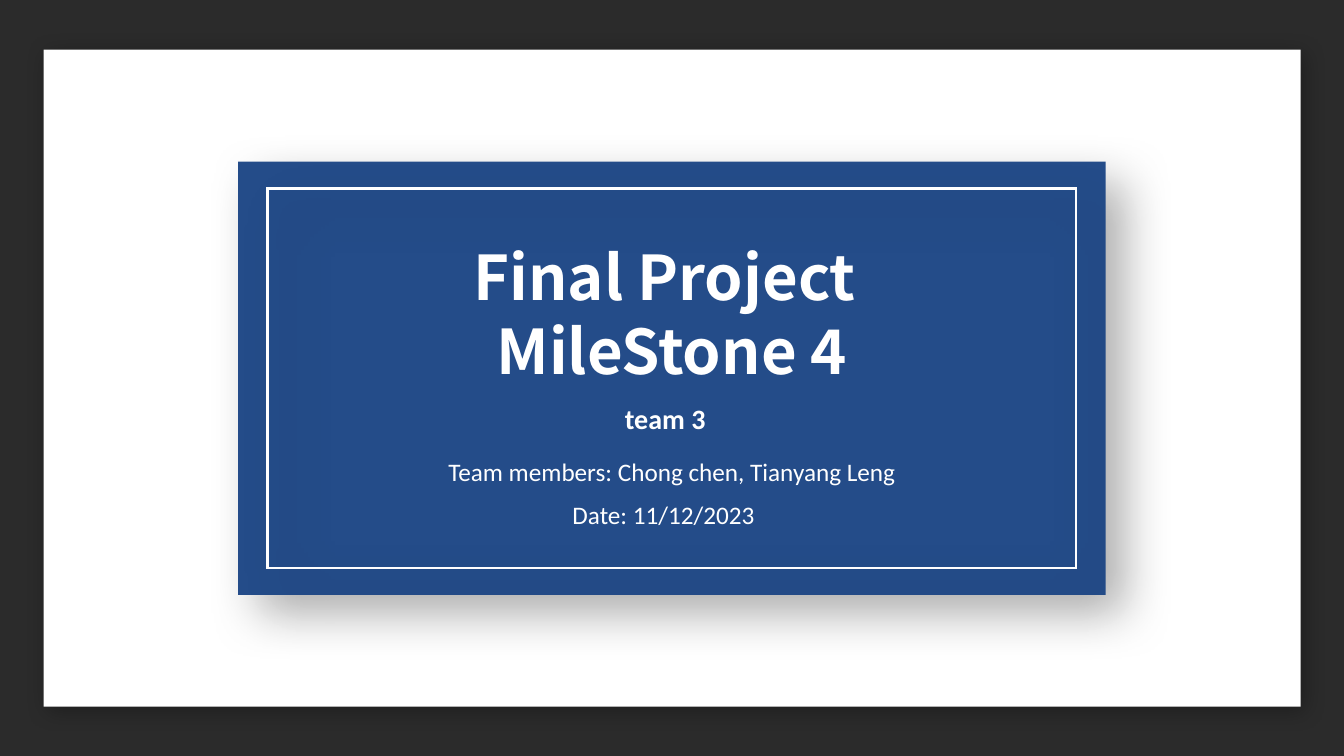
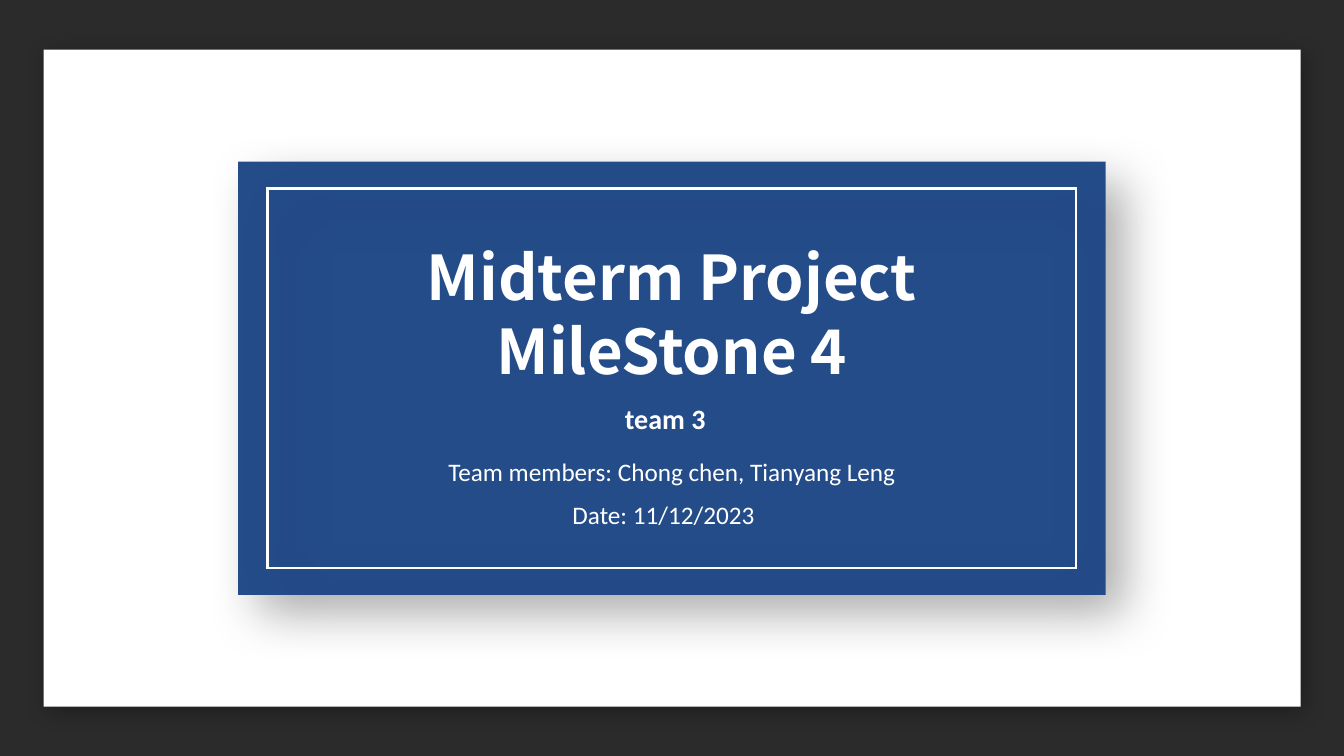
Before and after one commit to chongchen1999/TravelMingle, a slide deck: slide 1 of INFO6150-final.pptx. Drawn at 1344x756 pixels with LibreOffice and Linux fonts; fonts in the diff are those of the drawing; background and template pictures are left out; a plain dark background stands for a picture behind light text. Boxes give left, top, right and bottom in pixels: in the first picture for what was removed or moved away, otherwise in the second. Text is boxed around its words. In the diff, an @@ line names an element or a change of style, - is before the commit and + after.

```diff
--- a/INFO6150-final.pptx
+++ b/INFO6150-final.pptx
@@ text at <box>427,250,917,375</box>: text changed @@
-Final Project
-MileStone 4
+Midterm Project MileStone 4
```
Also in this commit, not shown: 4 other slides changed, 2 slides added, 2 slides removed.
